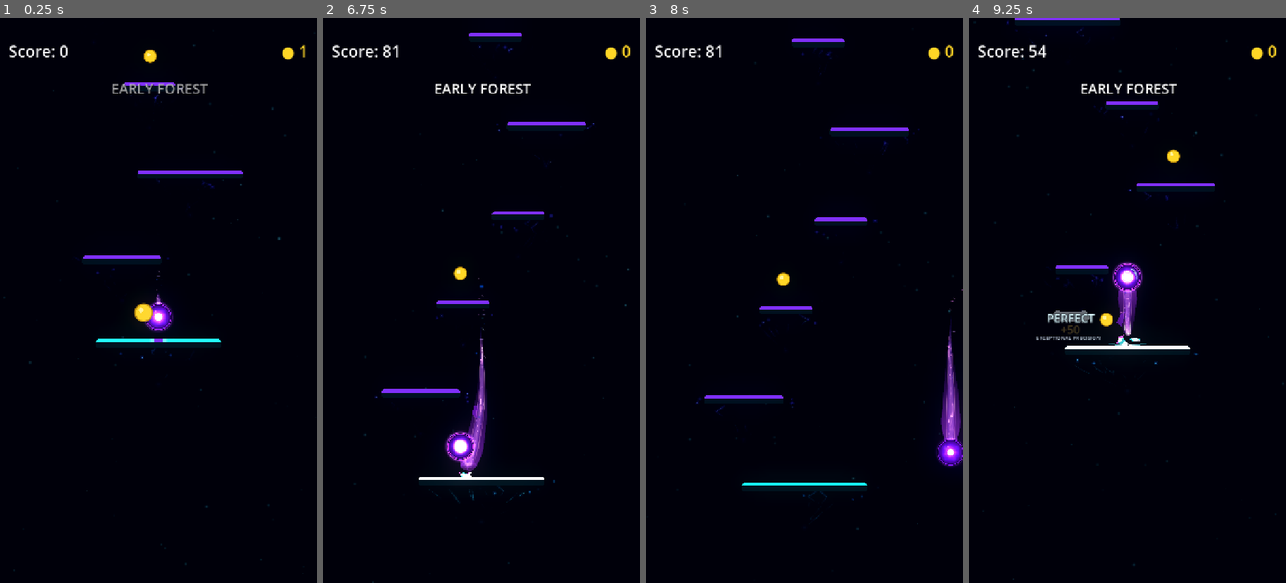
Above: before the commit, frames 1-4 (left to right).
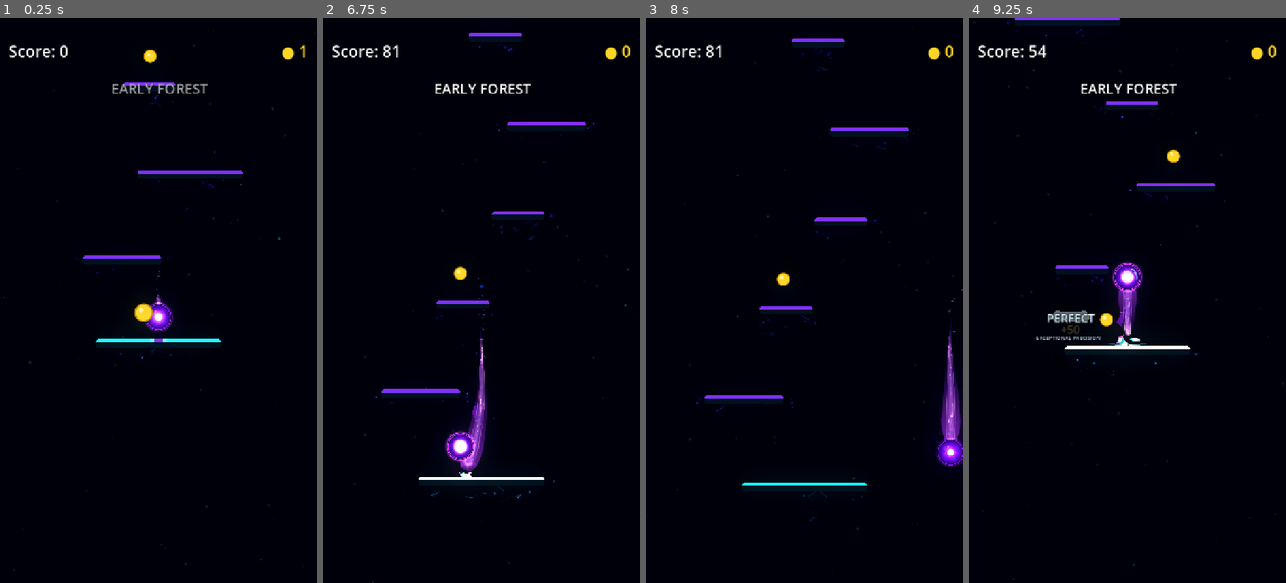
Above: after the commit, the same moments.

Repository: Kryodo/TowerJump
Game: Godot game, scene res://scenes/main.tscn
Two runs of this game, one before a commit and one after it. Both use one fixed random seed, a clock stepped at 60 frames per second and the inputs below.
Inputs (mouse positions are in pixels of both pictures, inside the frame that each line leads up to):
- Up to frame 1 (0.25 s): no input
- Up to frame 2 (6.75 s): move the mouse to (551, 272) at 0.52 s; hold Right (ui_right) 0.53-1.25 s; click (551, 272) at 0.67 s; drag from (418, 328) to (471, 193) at 1.27 s; click "Nochmal spielen" at 2 s; move the mouse to (513, 176) at 2.77 s; hold Right (ui_right) 2.78-3.5 s; drag from (465, 413) to (414, 193) at 3.52 s; move the mouse to (576, 385) at 4.27 s; hold Left (ui_left) 4.28-5 s; click "Nochmal spielen" at 5 s; drag from (386, 215) to (433, 159) at 5.77 s; move the mouse to (497, 300) at 6.52 s; hold Left (ui_left) from 6.53 s (still down); click (497, 300) at 6.67 s
- Up to frame 3 (8 s): release Left (ui_left) at 7.25 s; drag from (756, 159) to (741, 328) at 7.27 s
- Up to frame 4 (9.25 s): move the mouse to (1197, 272) at 8.02 s; hold Right (ui_right) 8.03-8.75 s; click "Nochmal spielen" at 8.75 s

The runs differ from the first frame. In frame 1, less than 0.1% of the frame differs, in the area x 47-60%, y 14-34%; in frame 2, less than 0.1%, in the area x 20-72%, y 24-86%; in frame 3, less than 0.1%; in frame 4, less than 0.1%.

Commit message:
Turn vertical resonance into coherent rising filament waves

Diff:
--- a/scripts/platform_resonance_field.gd
+++ b/scripts/platform_resonance_field.gd
@@ -9,7 +9,7 @@
 
 const PLATFORM_TYPE_NORMAL: int = 0
 const CLOUD_SHADER := preload("res://scenes/platform_resonance_cloud.gdshader")
-const VERTICAL_FILAMENT_COUNT: int = 22
+const VERTICAL_FILAMENT_COUNT: int = 18
 
 const CLOUD_MARGIN_X: float = 86.0
 const CLOUD_MARGIN_Y: float = 90.0
@@ -182,9 +182,9 @@
 
 
 func _draw_vertical_resonance_field(half_width: float, half_height: float) -> void:
-	# A shared pulse travels from the narrow source upward through the widening
-	# field. Individual filaments shimmer, drift upward, and reform on irregular
-	# lifetimes, but the shared wave gives them one coherent resonance rhythm.
+	# A shared resonance pulse travels upward from the narrow source through
+	# the widening field. Individual filament packets have different durations,
+	# lengths, widths and brightness, but the same wave briefly energizes them.
 	var near_y: float = half_height + 8.0
 	var tip_y: float = half_height + CLOUD_MARGIN_Y - 7.0
 	var field_height: float = maxf(tip_y - near_y, 1.0)
@@ -193,156 +193,182 @@
 
 	var pulse_phase: float = fposmod(_time * 0.46 + _phase_offset * 0.013, 1.0)
 	var pulse_t: float = 1.0 - pulse_phase
-	var pulse_gate: float = smoothstep(0.015, 0.09, pulse_phase) * (
-		1.0 - smoothstep(0.86, 1.0, pulse_phase)
+	var pulse_gate: float = smoothstep(0.012, 0.075, pulse_phase) * (
+		1.0 - smoothstep(0.95, 1.0, pulse_phase)
 	)
 
 	for strand in range(VERTICAL_FILAMENT_COUNT):
 		var seed: float = _phase_offset * 0.37 + float(strand) * 29.17
 
-		# Each filament has its own lifetime, active window, brightness and
-		# width. At the end of a life it reappears elsewhere in the field.
-		var life_duration: float = lerpf(1.05, 2.55, _random01(seed + 0.3))
+		# Each packet has an irregular independent lifetime. Gaps between lives
+		# let the current breathe instead of displaying a permanent mesh.
+		var life_duration: float = lerpf(0.82, 2.65, _random01(seed + 0.3))
 		var life_clock: float = _time / life_duration + _random01(seed + 1.4)
 		var life_phase: float = fposmod(life_clock, 1.0)
 		var cycle_id: float = floor(life_clock)
 		var cycle_seed: float = seed + cycle_id * 23.17
-		var life_window: float = lerpf(0.29, 0.74, _random01(cycle_seed + 2.1))
+		var life_window: float = lerpf(0.30, 0.76, _random01(cycle_seed + 2.1))
 		if life_phase >= life_window:
 			continue
 
 		var life_t: float = life_phase / life_window
-		var life_envelope: float = pow(maxf(sin(PI * life_t), 0.0), 0.72)
+		var life_envelope: float = pow(maxf(sin(PI * life_t), 0.0), 0.68)
 		var vertical_t_base: float = lerpf(
-			0.06,
-			0.98,
-			pow(_random01(cycle_seed + 3.2), 1.18)
-		)
-		# A spark drifts upward only a short distance before fading out. The
-		# wave itself, not the sparks, carries energy across the whole field.
-		var rise_amount: float = lerpf(0.045, 0.17, _random01(cycle_seed + 4.2))
-		var vertical_t: float = clampf(vertical_t_base - life_t * rise_amount, 0.025, 0.995)
+			0.025,
+			0.985,
+			pow(_random01(cycle_seed + 3.2), 0.94)
+		)
+		# Individual packets drift upward a little; the common pulse carries
+		# the larger-scale motion from the tip to the widening upper region.
+		var rise_amount: float = lerpf(0.035, 0.145, _random01(cycle_seed + 4.2))
+		var vertical_t: float = clampf(
+			vertical_t_base - life_t * rise_amount,
+			0.015,
+			0.995
+		)
 		var y_center: float = lerpf(near_y, tip_y, vertical_t)
 
-		# Streamlines fan outward as they rise: at the source they converge,
-		# then occupy more space as the field opens beneath the platform.
+		# Fan geometry narrows toward the lower source and opens toward the
+		# platform. Short streaks follow that distribution without outlining it.
+		var fan_width: float = (half_width + 48.0) * pow(
+			maxf(1.0 - vertical_t, 0.0),
+			0.88
+		) + 2.8
 		var lane: float = _random01(cycle_seed + 5.3) * 2.0 - 1.0
-		var lane_amount: float = lerpf(0.38, 0.86, _random01(cycle_seed + 6.3))
-		var envelope_width: float = (half_width + 48.0) * pow(
-			maxf(1.0 - vertical_t, 0.0), 0.88
-		) + 2.8
+		var lane_amount: float = lerpf(0.30, 0.88, _random01(cycle_seed + 6.3))
+		var center_x: float = lane * fan_width * lane_amount
+
+		# Pulse head travels from vertical_t=1 (tip) toward 0 (platform).
+		# The soft tail trails behind it and brings neighboring packets along.
 		var wave_delta: float = vertical_t - pulse_t
-		var wave_core: float = exp(-pow(wave_delta / 0.105, 2.0))
-		var wave_tail: float = exp(-pow((wave_delta - 0.11) / 0.23, 2.0))
+		var wave_core: float = exp(-pow(wave_delta / 0.095, 2.0))
+		var wave_tail: float = exp(-pow((wave_delta - 0.12) / 0.22, 2.0))
 		var wave_signal: float = clampf(
-			(wave_core * 0.88 + wave_tail * 0.24) * pulse_gate,
+			(wave_core * 0.94 + wave_tail * 0.30) * pulse_gate,
 			0.0,
 			1.0
 		)
-		var irregularity: float = lerpf(0.48, 1.0, _random01(cycle_seed + 7.4))
-		var strength: float = life_envelope * irregularity * (
-			0.16 + wave_signal * 0.84
-		) * (0.58 + activation * 0.78)
-
-		var streak_height: float = lerpf(7.0, 25.0, _random01(cycle_seed + 8.5))
-		streak_height *= lerpf(0.76, 1.28, wave_signal)
-		streak_height = clampf(streak_height, 6.0, 31.0)
-		var top_y: float = maxf(near_y, y_center - streak_height * 0.5)
-		var bottom_y: float = minf(tip_y, y_center + streak_height * 0.5)
-		if bottom_y - top_y < 3.0:
-			continue
-
-		var curve_amount: float = lerpf(1.0, 5.2, _random01(cycle_seed + 9.4))
-		var curve_phase: float = seed * 0.071
-		var curve_drift: float = sin(_time * 1.05 + curve_phase) * curve_amount
+		var irregularity: float = lerpf(0.42, 1.0, _random01(cycle_seed + 7.4))
+		var activation_gain: float = 0.62 + activation * 0.86
+		var packet_strength: float = life_envelope * irregularity * activation_gain
+		var visible_strength: float = packet_strength * (0.12 + wave_signal * 0.88)
+
+		# Streak length naturally grows higher in the fan. At the tip it is a
+		# compact spark; near the platform it becomes a longer curved filament.
+		var fan_opening: float = pow(maxf(1.0 - vertical_t, 0.0), 0.72)
+		var streak_length: float = lerpf(
+			3.0,
+			lerpf(20.0, 46.0, _random01(cycle_seed + 8.5)),
+			fan_opening
+		)
+		streak_length *= lerpf(0.58, 1.0, _random01(cycle_seed + 9.2))
+		streak_length = maxf(streak_length, 2.6)
+
+		# Each packet is a loose, mostly horizontal curved wisp. It is not a
+		# vertical stick: the upward motion comes from the shared wave activating
+		# successive heights in the fan.
+		var point_count: int = 3 + int(_random01(cycle_seed + 10.3) * 4.0)
+		var curve_amount: float = lerpf(0.5, 5.8, _random01(cycle_seed + 11.4))
+		var curve_phase: float = cycle_seed * 0.071
+		var curve_drift: float = sin(_time * 0.82 + curve_phase) * curve_amount
+		var end_fade: float = smoothstep(0.0, 0.035, vertical_t) * (
+			1.0 - smoothstep(0.965, 1.0, vertical_t)
+		)
 		var points := PackedVector2Array()
-		# The path is drawn from its lower tail to its upper head. Its x-position
-		# follows the widening fan, so it reads as an upward current, not a row
-		# of horizontal bars.
-		for point_index in range(5):
-			var along: float = float(point_index) / 4.0
-			var point_y: float = lerpf(bottom_y, top_y, along)
-			var point_t: float = clampf((point_y - near_y) / field_height, 0.0, 1.0)
-			var point_width: float = (half_width + 48.0) * pow(
-				maxf(1.0 - point_t, 0.0), 0.88
-			) + 2.8
-			var curve: float = sin(along * PI + curve_phase) * curve_amount
-			curve += sin(_time * 0.82 + curve_phase + along * TAU) * curve_amount * 0.22
-			points.append(Vector2(
-				clampf(lane * point_width * lane_amount + curve + curve_drift * (0.5 - along), -point_width, point_width),
-				point_y
-			))
-
-		var stroke_width: float = lerpf(0.65, 1.75, _random01(cycle_seed + 10.5))
-		stroke_width *= lerpf(0.84, 1.22, wave_signal)
+		for point_index in range(point_count):
+			var along: float = float(point_index) / float(point_count - 1)
+			var horizontal_offset: float = (along - 0.5) * streak_length
+			var broad_curve: float = sin(along * PI + curve_phase) * curve_amount
+			var fine_curve: float = sin(
+				along * TAU + curve_phase * 1.7 + _time * 0.55
+			) * curve_amount * 0.25
+			var slight_slope: float = (along - 0.5) * (
+				_random01(cycle_seed + 12.5) - 0.5
+			) * lerpf(1.0, 5.0, fan_opening)
+			var point_y: float = y_center + broad_curve + fine_curve + slight_slope
+			points.append(Vector2(center_x + horizontal_offset, point_y))
+
+		var stroke_width: float = lerpf(0.65, 1.85, _random01(cycle_seed + 13.6))
+		stroke_width *= lerpf(0.86, 1.38, wave_signal)
+		var warm_core: Color = Color(0.76, 1.10, 1.72, 1.0)
+		var pulse_tint: Color = tint.lerp(warm_core, wave_signal * 0.48)
 		for segment in range(1, points.size()):
-			var segment_t: float = float(segment) / float(points.size() - 1)
-			var taper: float = sin((segment_t * 0.88 + 0.06) * PI) * 0.58 + 0.12
-			var segment_strength: float = strength * taper
-			var width_scale: float = 0.82
-			if segment == 2:
-				width_scale = 1.16
+			var segment_seed: float = cycle_seed + float(segment) * 7.31
+			var local_gap: float = _random01(segment_seed + 0.4)
+			# Break some, not all, segments: this creates a filament packet with
+			# organic gaps rather than many unrelated strokes stacked together.
+			if local_gap < 0.14:
+				continue
+			var along_segment: float = float(segment) / float(points.size() - 1)
+			var taper: float = sin((along_segment * 0.92 + 0.04) * PI) * 0.62 + 0.08
+			var segment_strength: float = visible_strength * end_fade * taper
+			var width_scale: float = lerpf(0.68, 1.20, _random01(segment_seed + 1.5))
+			if segment == points.size() / 2:
+				width_scale *= 1.20
+
 			draw_line(
 				points[segment - 1],
 				points[segment],
 				Color(
-					tint.r * 0.38 + 0.015,
-					tint.g * 0.45 + 0.025,
-					tint.b * 0.82 + 0.10,
-					0.050 * segment_strength
+					pulse_tint.r * 0.34 + 0.015,
+					pulse_tint.g * 0.38 + 0.02,
+					pulse_tint.b * 0.74 + 0.08,
+					(0.035 + wave_signal * 0.065) * segment_strength
 				),
-				stroke_width * width_scale * 3.8,
+				stroke_width * width_scale * 4.2,
 				true
 			)
 			draw_line(
 				points[segment - 1],
 				points[segment],
 				Color(
-					tint.r * 0.72 + 0.02,
-					tint.g * 0.78 + 0.09,
-					tint.b * 1.02 + 0.12,
-					0.24 * segment_strength
+					pulse_tint.r * 0.70 + 0.02,
+					pulse_tint.g * 0.74 + 0.08,
+					pulse_tint.b * 0.98 + 0.12,
+					(0.10 + wave_signal * 0.25) * segment_strength
 				),
 				stroke_width * width_scale,
 				true
 			)
 
-		# A few traveling glints make the field sparkle without filling it with
-		# generic particles or turning it into a mesh of evenly spaced lines.
-		if wave_signal > 0.20 and _random01(cycle_seed + 11.6) > 0.38:
-			var glint_index: int = 2 + int(_random01(cycle_seed + 12.7) * 2.0)
+		# The rising wave carries a few soft glints with it. Their size and
+		# brightness vary independently so the pulse feels alive, not uniform.
+		if wave_signal > 0.24 and _random01(cycle_seed + 14.7) > 0.30:
+			var glint_index: int = int(_random01(cycle_seed + 15.8) * points.size())
 			var glint_position: Vector2 = points[glint_index]
-			var glint_strength: float = strength * (0.55 + wave_signal * 0.45)
+			var glint_radius: float = lerpf(0.55, 1.35, _random01(cycle_seed + 16.9))
+			var glint_strength: float = packet_strength * wave_signal
 			draw_circle(
 				glint_position,
-				lerpf(0.65, 1.25, _random01(cycle_seed + 13.8)),
+				glint_radius * 2.5,
 				Color(
-					tint.r * 0.55 + 0.24,
-					tint.g * 0.58 + 0.45,
-					tint.b * 0.66 + 0.82,
-					0.20 * glint_strength
+					pulse_tint.r * 0.30 + 0.06,
+					pulse_tint.g * 0.32 + 0.08,
+					pulse_tint.b * 0.54 + 0.14,
+					0.07 * glint_strength
 				)
 			)
 			draw_circle(
 				glint_position,
-				0.38,
-				Color(0.72, 1.04, 1.48, 0.28 * glint_strength)
+				glint_radius,
+				Color(0.72, 1.02, 1.42, 0.24 * glint_strength)
 			)
 
-	# The soft source brightens as a pulse is born, then dims while the wave
-	# travels upward. It remains atmosphere, not a visible lamp or hard emitter.
-	var source_pulse: float = 0.38 + 0.62 * (1.0 - smoothstep(0.0, 0.22, pulse_phase))
-	var source_strength: float = source_pulse * (0.72 + activation * 0.40)
+	# A small, soft source lights as the upward pulse is born at the tip.
+	var source_pulse: float = 0.34 + 0.66 * (
+		1.0 - smoothstep(0.0, 0.24, pulse_phase)
+	)
+	var source_strength: float = source_pulse * (0.70 + activation * 0.45)
 	var source_position := Vector2(0.0, tip_y - 1.0)
 	draw_circle(
 		source_position,
 		6.8,
-		Color(tint.r * 0.24, tint.g * 0.32 + 0.01, tint.b * 0.55 + 0.06, 0.035 * source_strength)
+		Color(tint.r * 0.24, tint.g * 0.32 + 0.01, tint.b * 0.55 + 0.06, 0.030 * source_strength)
 	)
 	draw_circle(
 		source_position,
 		3.1,
-		Color(tint.r * 0.46 + 0.015, tint.g * 0.56 + 0.035, tint.b * 0.88 + 0.08, 0.075 * source_strength)
+		Color(tint.r * 0.46 + 0.015, tint.g * 0.56 + 0.035, tint.b * 0.88 + 0.08, 0.070 * source_strength)
 	)
 	draw_circle(
 		source_position,
